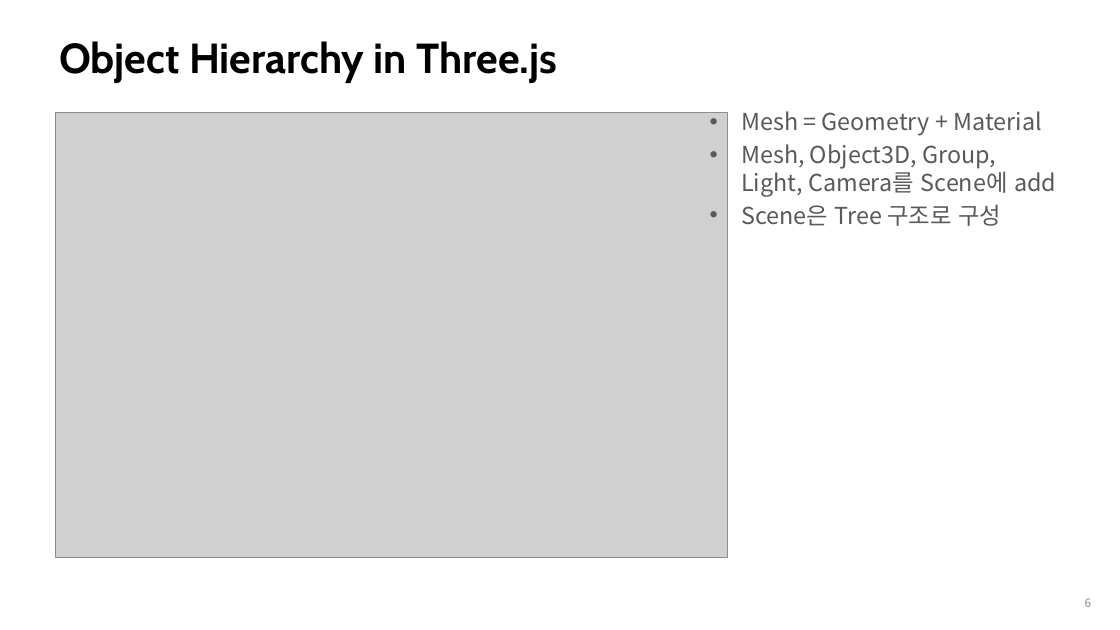
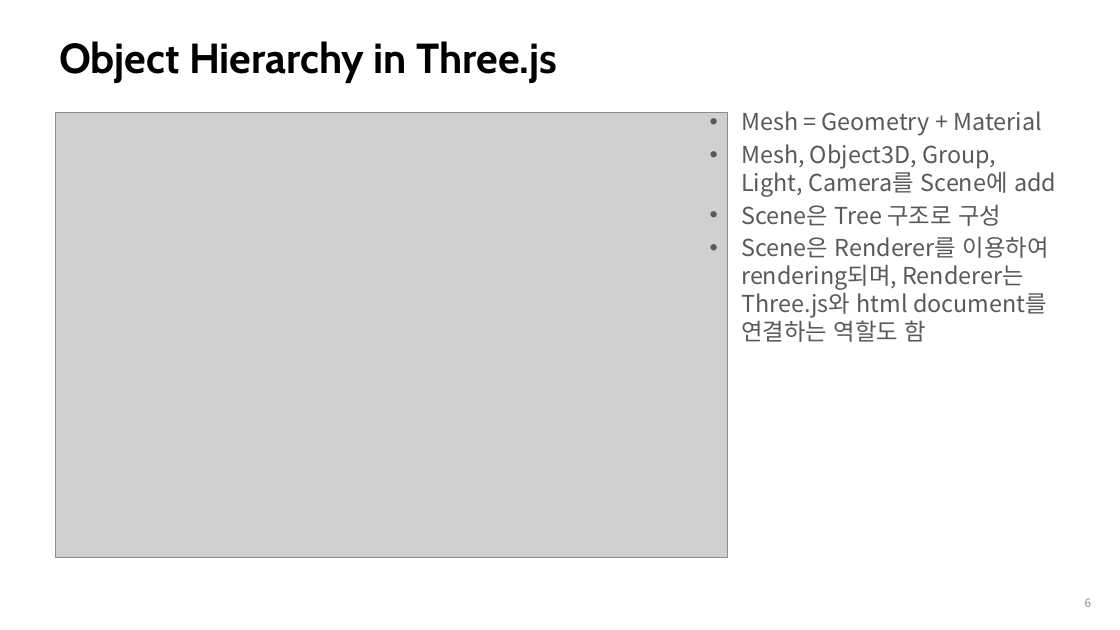
Before and after one commit to enaedong/WebGLDistFork, a slide deck: slide 6 of Notes/09_ThreeJS_1.pptx. Drawn at 1120x630 pixels with LibreOffice and Linux fonts; fonts in the diff are those of the drawing; grey boxes stand for pictures. Boxes give left, top, right and bottom in pixels: in the first picture for what was removed or moved away, otherwise in the second. Text is boxed around its words. In the diff, an @@ line names an element or a change of style, - is before the commit and + after.

```diff
--- a/Notes/09_ThreeJS_1.pptx
+++ b/Notes/09_ThreeJS_1.pptx
@@ text at (x1=741, y1=236, x2=1049, y2=342): paragraph added @@
+• Scene은 Renderer를 이용하여 rendering되며, Renderer는 Three.js와 html document를 연결하는 역할도 함
```
Also in this commit, not shown: 1 other slide changed, 1 slide added, 1 slide removed, 3 other files.
